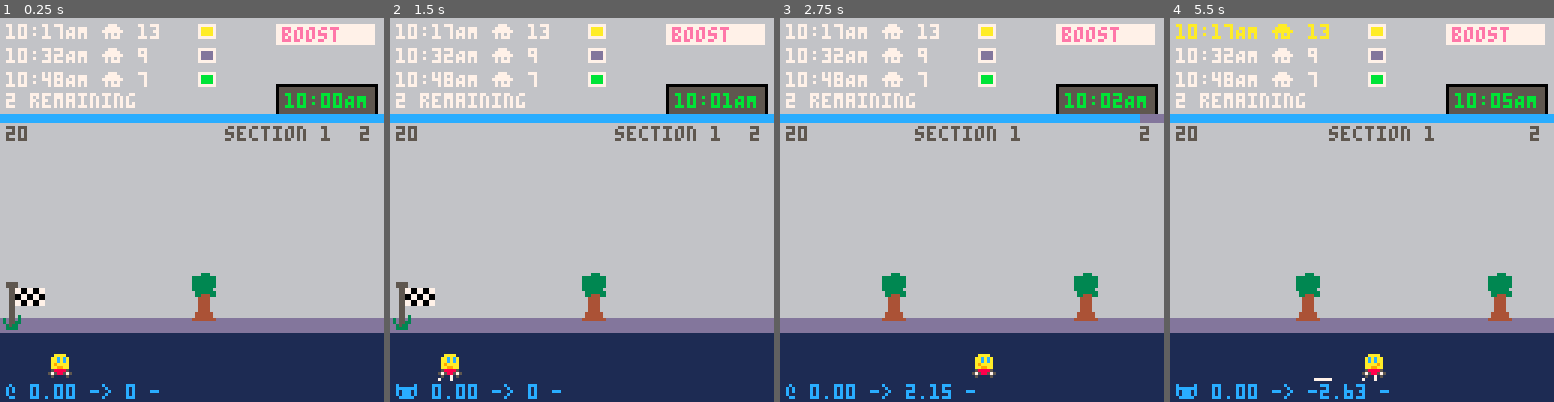
Above: before the commit, frames 1-4 (left to right).
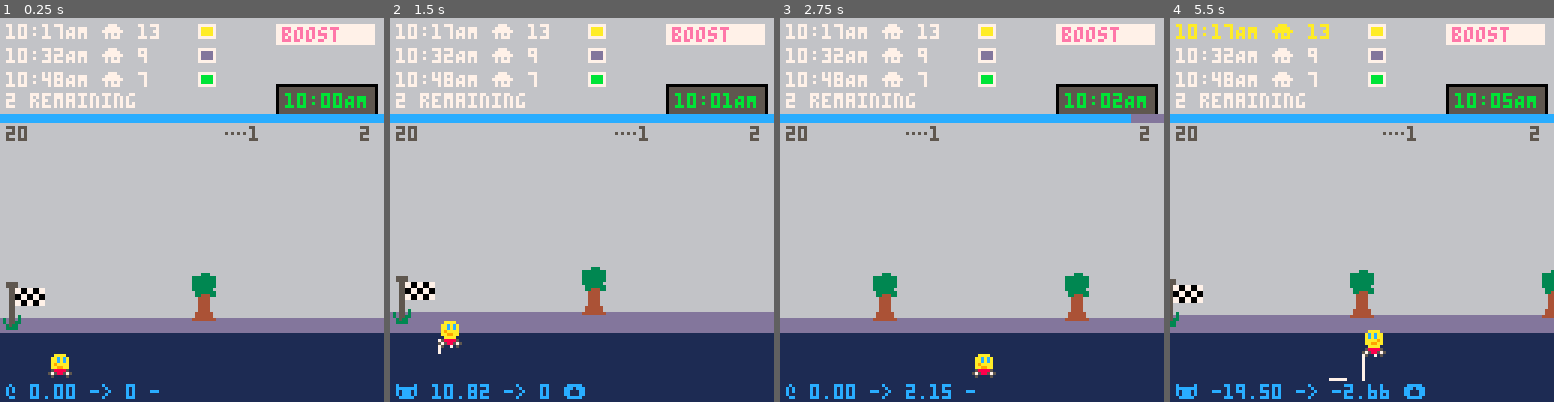
Above: after the commit, the same moments.

Repository: broquaint/pico8-carts
Game: PICO-8 cartridge racer.p8
The game is run twice, just before and just after one commit, with the same random seed, the same clock (stepped at 60 frames per second) and the same inputs.
Inputs:
- Up to frame 1 (0.25 s): no input
- Up to frame 2 (1.5 s): tap X (X key) at 0.33, 1.07 s; tap O (Z key) at 0.7 s
- Up to frame 3 (2.75 s): hold Right 1.6-2.1 s; tap O (Z key) at 1.7, 2.1, 2.5 s; tap X (X key) at 1.85 s; hold Up 2.15-2.42 s; hold Right from 2.47 s (still down)
- Up to frame 4 (5.5 s): tap O (Z key) every 0.4 s from 2.9 to 5.3 s; tap X (X key) at 2.97, 4.08, 5.2 s; release Right at 3.03 s; hold Left 3.08-3.58 s; hold Down 3.63-3.97 s; hold Right 4.02-4.68 s; hold Up 4.73-5.03 s; hold Left from 5.08 s (still down)

The runs differ from the first frame. In frame 1, 0.4% of the frame differs, in the area x 58-86%, y 28-33%; in frame 2, 4.1%; in frame 3, 1.7%; in frame 4, 5.2%, in the area x 0-100%, y 28-100%.

Commit message:
Improve physics
Adds a the jump button and a bunch of other changes to handle
that. Ramps are still fiddly but can fix that later. Also platforms
are broken again, but they're not very interesting any way.

Diff:
--- a/racer.p8
+++ b/racer.p8
@@ -92,6 +92,7 @@
       speed = 0,
       accel = 0.4,
       dy = 0,
+      launched = false,
       jumping = false,
       boosted_at = false,
       boost_meter = 0,
@@ -314,43 +315,64 @@
    add(dbg.past, {x = car.x, y = car.y + 8})
 end
 
-function respect_incline(r)
-   if r.angle < 90 then
-      car.speed -= 0.1
-   else
-      car.speed += 0.1
-   end
-   car.dy += 0.2
+function in_air()
+   return car.launched or car.jumping
+end
+
+function car_launch()
+   -- Only "launch" if not already in the air i.e jumping
+   if not in_air() then
+      car.launched = true
+      car.jumping  = false
+   end
+end
+
+function car_jump()
+   car.launched = false
+   car.jumping  = true
+end
+
+function car_land()
+   car.launched = false
+   car.jumping  = false
+end
+
+function calc_gravity_delta()
+   local dy = min(g_jump_max, car.dy + (35 * g_dt)) -- 35 is arbitrary!
+   return dy, car.y + dy * g_dt
 end
 
 function apply_gravity()
    -- The number used here feels about right, is arbitrary.
-   car.dy += 35 * g_dt -- 35 is arbitrary!
-   car.y += car.dy * g_dt
+   car.dy, car.y = calc_gravity_delta()
 
    -- TODO Implement a bounce!
    if car.y >= g_car_line then
       car.y = g_car_line
       car.dy = 0
-      car.jumping = false
+      car_land()
    else
-      car.jumping = true
+      car_launch()
       debug('car.y = ', car.y, ', car.dy = ', car.dy)
    end
 end
 
 function on_ramp(car_x)
    car_x += 4
+   local _, next_y = calc_gravity_delta()
+   local car_y = next_y
    for r in all(ramps) do
       local rx0 = r.angle < 90 and r.x or r.x + r.width
       if r.angle < 90 then
-         local rx1 = ramp_trig(rx0, r.y, r.hypot, r.angle)
-         if car_x > rx0 and car_x < rx1 then
+         local rx1, ry1 = ramp_trig(rx0, r.y, r.hypot, r.angle)
+         if (car_x > rx0 and car_x < rx1) and car_y >= ry1 then
+            -- debug('on ramp ', car_x, ' > ', rx0, ' and ', car_x, ' < ', rx1, ' and ', car_y, ' >= ', ry1, '[', r.angle, ' ; ', r.hypot, ']')
             return r
          end
       else
-         local rx1 = ramp_trig(rx0, r.y, r.hypot, r.angle)
-         if car_x > rx1 and car_x < rx0 then
+         local rx1, ry1 = ramp_trig(rx0, r.y, r.hypot, r.angle)
+         if (car_x > rx1 and car_x < rx0) and car_y >= ry1 then
+            -- debug('on ramp ', car_x, ' > ', rx1, ' and ', car_x, ' < ', rx0, ' and ', car_y, ' >= ', ry1, '[', r.angle, ' ; ', r.hypot, ']')
             return r
          end
       end
@@ -370,7 +392,8 @@
 
 function on_platform()
    local car_x = car.x + 4
-   local car_y = car.y + 8
+   local _, next_y = calc_gravity_delta()
+   local car_y = next_y + 8
    for p in all(platforms) do
       if car_x > p.x and car_x < (p.x + p.width) then
          -- Landing
@@ -379,7 +402,8 @@
          then
             return p
          -- Landed
-         elseif car.dy == 0 and not car.jumping then
+         elseif car.dy == 0 and not in_air() and flr(car_y - 8) == p.y then
+            debug('staying on platform ', p)
             return p
          end
       end
@@ -391,6 +415,15 @@
    local boost_active = car.boosted_at and t() - car.boosted_at < 0.5
    local boost_power  = car.boost_meter > 0
    return boost_active or boost_power
+end
+
+function respect_incline(r)
+   if r.angle < 90 then
+      car.speed -= 0.1
+   else
+      car.speed += 0.1
+   end
+   car.dy = min(g_jump_max, car.dy + 0.2)
 end
 
 function handle_ramp(r)
@@ -415,10 +448,11 @@
       if car.speed > g_jump_speed and car.dir == dir_right then
          local new_dy = car.dy - (0.03 * r.angle)
          if(car.boosted_at) new_dy *= 3
-         car.dy = abs(new_dy) > g_jump_max and -g_jump_max or (new_dy * car.speed)
+         new_dy *= car.speed
+         car.dy = abs(new_dy) > g_jump_max and -g_jump_max or new_dy
       elseif btn(b_left) then
          car.speed -= car.accel
-         car.dy += 10
+         car.dy = min(g_jump_max, car.dy + 10)
       end
       -- debug('-> on l2r ramp ', r, ', car.x ', car_x, ' spd ', car.speed, ' car.dy ', car.dy)
    else
@@ -438,7 +472,8 @@
       if abs(car.speed) > g_jump_speed and car.dir == dir_left then
          local new_dy = car.dy - (0.03 * r.angle)
          if(car.boosted_at) new_dy *= 3
-         car.dy = abs(new_dy) > g_jump_max and -g_jump_max or (new_dy * car.speed)
+         new_dy *= car.speed
+         car.dy = abs(new_dy) > g_jump_max and -g_jump_max or new_dy
       elseif btn(b_right) then
          car.speed += car.accel
          car.dy = 0
@@ -457,7 +492,7 @@
    car.on_platform = p
    car.y = p.y - 8
    car.dy = 0
-   car.jumping = false
+   car_land()
 end
 
 function update_car()
@@ -486,13 +521,18 @@
       end
    end
 
+   if not in_air() and btn(b_x) and car.del_start == 0 then
+      car_jump()
+      car.dy -= 30
+   end
+
    -- Don't consider speed as it hasn't yet been calculated
    local r = on_ramp(car.x)
 
    if not still_boosting() then
       -- TODO Make this more gradual, probably need to move away from linear speed.
       local ns = car.speed
-      if not car.jumping then
+      if not in_air() then
          ns *= g_friction
          if not accelerating  then
             ns *= g_friction
@@ -515,7 +555,7 @@
 
    -- Reduce boost if on the ground or in the air and "braking"
    local brake_button = car.dir == dir_right and b_left or b_right
-   if still_boosting() and (not car.jumping and t() - car.boosted_at > 0.3) or btn(brake_button) then
+   if still_boosting() and (not in_air() and t() - car.boosted_at > 0.3) or btn(brake_button) then
       if car.boost_meter > 0 then
          if btn(brake_button) then
             -- About enough to stop between ramps.
@@ -551,18 +591,39 @@
    -- Recalculate ramp now the car's position has been recalculated
    r = on_ramp(car.x)
 
-   -- TODO Handle landing on a ramp!
-   if r and not car.jumping then
+   if in_air() then
+      -- Landing
+      if car.dy > 0 then
+         if r then
+            handle_ramp(r)
+         elseif p then
+            handle_platform(p)
+         elseif not p then
+            car.on_platform = false
+            apply_gravity()
+         else
+            apply_gravity()
+         end
+      -- Launched on to a ramp
+      elseif car.jumping and r then
+         debug('on ramp ', r.angle, ' ; ', r.hypot, ' - ', car.x, 'x', car.y, ' - ', car.dy)
+         handle_ramp(r)
+      -- Falling
+      else
+         apply_gravity()
+      end
+   elseif r then
       handle_ramp(r)
       -- Initiate jump if on the next frame car is not on this ramp and
       -- has a negative vertical inertia.
       local next_ramp = on_ramp(car.x + car.speed)
       if next_ramp and r != next_ramp and car.dy < 0 then
-         car.jumping = true
-      end
-   elseif p and car.jumping then
+         -- debug('ramp change! ', r.angle, ' -> ', next_ramp.angle)
+         car_launch()
+      end
+   elseif p then
       handle_platform(p)
-   elseif not p then
+   else
       car.on_platform = false
       apply_gravity()
    end
@@ -604,7 +665,7 @@
 end
 
 function handle_deliveries()
-   if car.jumping then
+   if in_air() then
       return
    end
 
@@ -627,6 +688,8 @@
                level.prompt_for_help = false
                level.will_help = true
                local new_del = make_delivery(level.deliveries)
+               new_del.for_robots = true
+               new_del.section.for_robots = true
                add_delivery(level.deliveries, new_del)
             elseif btnp(b_z) then
                level.prompt_for_help = false
@@ -759,7 +822,7 @@
          if not d.delivered then
             print(clock_time(d.due), del_x - 4, d.y - 8, white)
             local dw = del_x + d.width
-            if car.del_start > 0 and not car.jumping then
+            if car.del_start > 0 and not in_air() then
                local perc = 22 * ((t() - car.del_start) / g_del_time)
                local dy1 = 127 - perc
 
@@ -815,7 +878,9 @@
          local sx = s.x
          local sy = s.y
          rectfill(sx0, sy, sx0 + s.width, sy + 2, s.colour)
-         print('section ' .. s.id, sx0 + 75, sy + 4, dim_grey)
+         local glyph = s.has_delivery and '⌂' or '…'
+         if(s.for_robots) glyph = ' 😐'
+         print(glyph .. s.id, sx0 + 75, sy + 4, dim_grey)
       end
    end
 end
@@ -847,7 +912,7 @@
       print('boost', 94, by+1, salmon)
    end
 
-   if car.del_start > 0 and not car.jumping then
+   if car.del_start > 0 and not in_air() then
       print('⬇️ ' .. nice_pos(g_del_time - (t() - car.del_start)), 72, 122, azure)
    end
 
@@ -882,7 +947,7 @@
    print(next_sect, 120, 36, dim_grey)
 
    local dbg = DEBUG and '🐱' or '@'
-   local jumpstate = car.jumping and '⬆️' or '-'
+   local jumpstate = in_air() and '⬆️' or '-'
    print(dumper(dbg, ' ', nice_pos(car.dy), ' -> ', car.speed, ' ', jumpstate), 2, 122, azure)
 end
 
@@ -915,9 +980,9 @@
    end
 
    local s = spr_player1
-   if car.accelerating and not car.jumping then
+   if car.accelerating and not in_air() then
       s = t() % 1 > 0.5 and spr_player1 or spr_player2
-   elseif car.jumping then
+   elseif in_air() then
       s = spr_player3
    end
 
